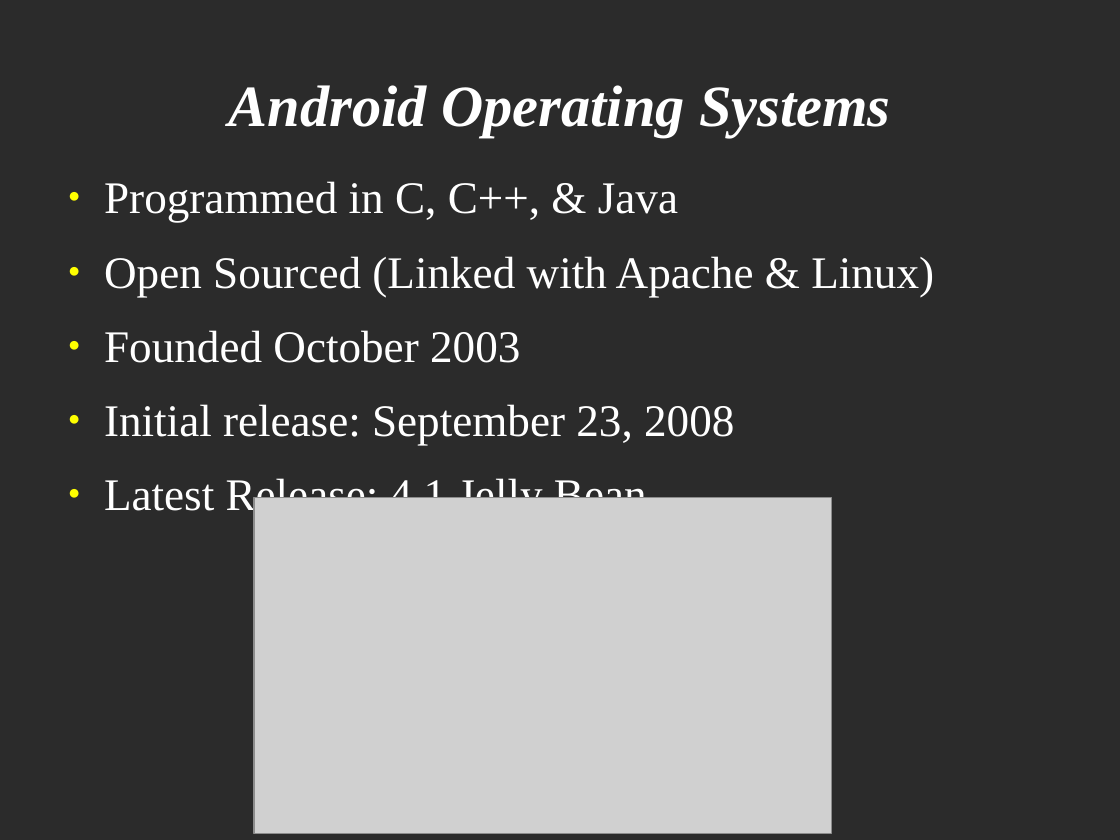
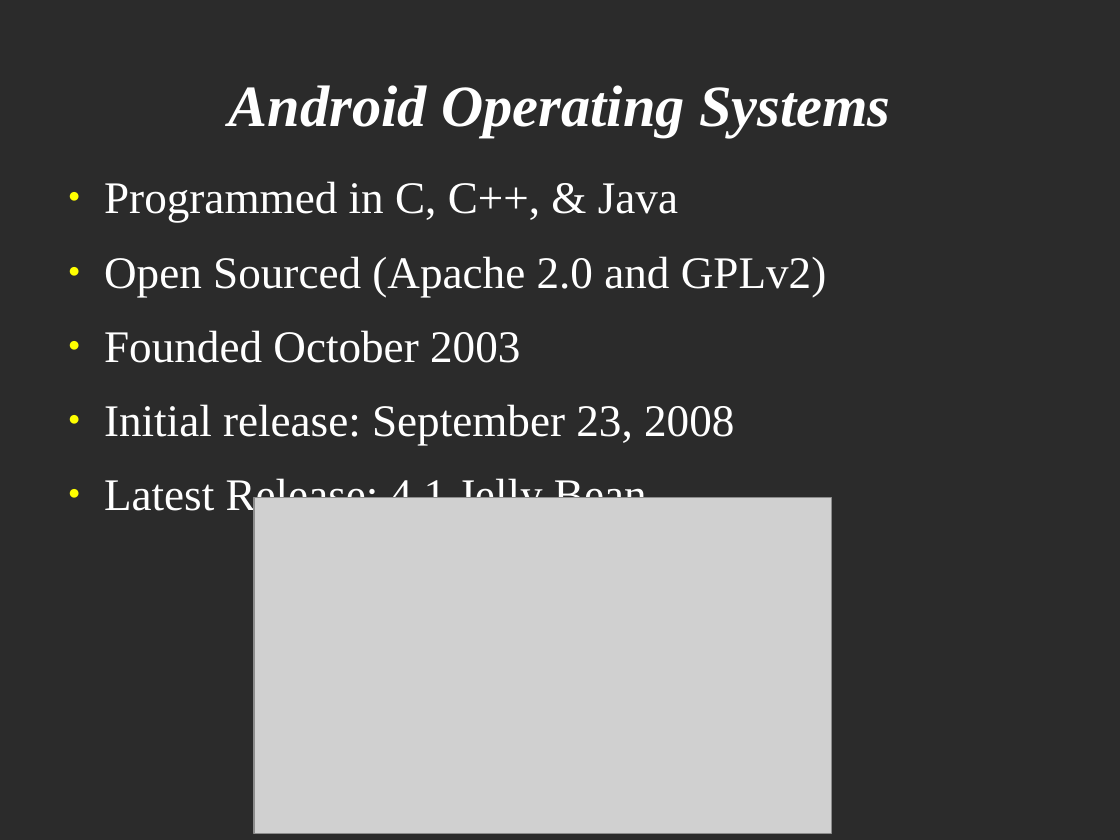
Before and after one commit to bpowell/cse280-android-game, a slide deck: slide 3 of presentations/Proposal Presentation.odp. Drawn at 1120x840 pixels with LibreOffice and Linux fonts; fonts in the diff are those of the drawing; grey boxes stand for pictures; background and template pictures are left out; a plain dark background stands for a picture behind light text. Boxes give left, top, right and bottom in pixels: in the first picture for what was removed or moved away, otherwise in the second. Text is boxed around its words. In the diff, an @@ line names an element or a change of style, - is before the commit and + after.

```diff
--- a/presentations/Proposal Presentation.odp
+++ b/presentations/Proposal Presentation.odp
@@ text at (104,256,827,297): text changed @@
-● Open Sourced (Linked with Apache & Linux)
+● Open Sourced (Apache 2.0 and GPLv2)
```
Also in this commit, not shown: 2 other slides changed, 2 slides added, 1 slide removed.
